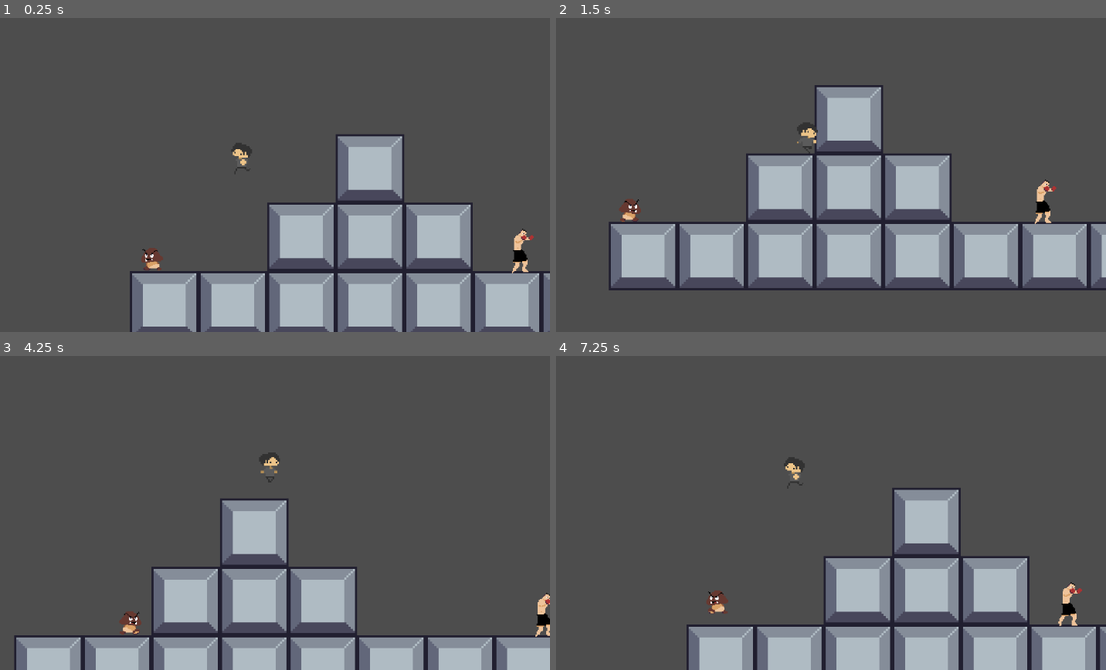
Above: before the commit, frames 1-4 (two rows, left to right).
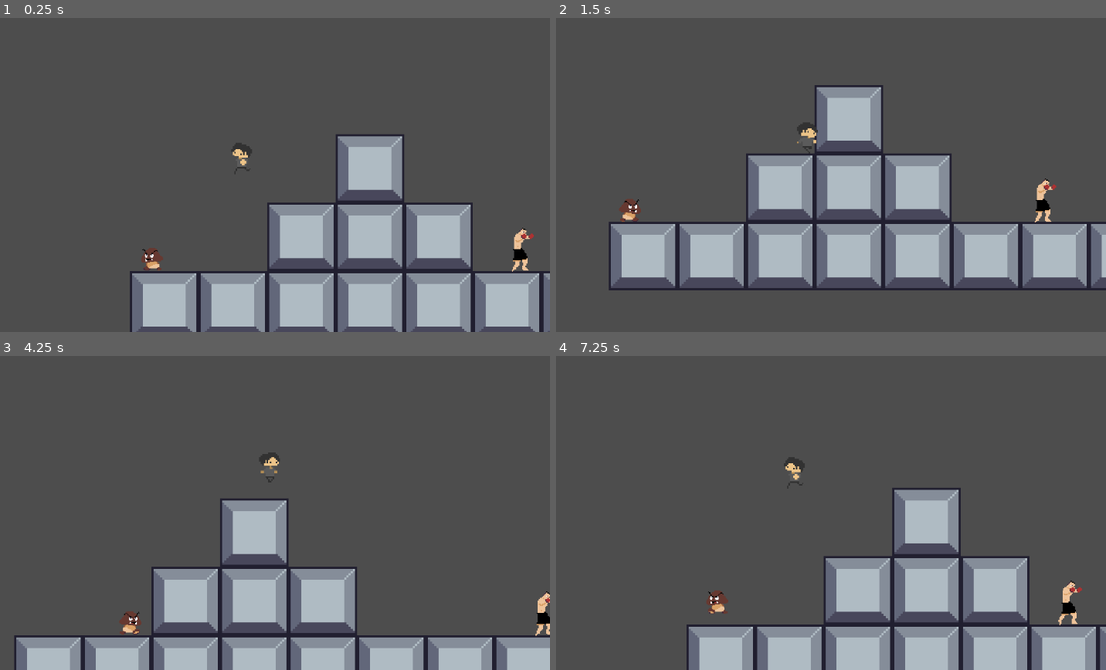
Above: after the commit, the same moments.

Repository: pneg/daydream
Game: Godot game, scene res://scenes/main.tscn
Same seed, same stepped clock (60 frames per second), same inputs: the game is played once before the commit and once after it.
Inputs:
- Up to frame 1 (0.25 s): no input
- Up to frame 2 (1.5 s): hold Right (right) from 0.53 s (still down); tap Up (jump) at 0.77 s
- Up to frame 3 (4.25 s): tap Up (jump) at 1.52, 3.02, 3.77 s; release Right (right) at 2.03 s; hold Left (left) 2.03-2.78 s; hold Right (right) from 2.78 s (still down)
- Up to frame 4 (7.25 s): release Right (right) at 4.28 s; hold Left (left) 4.28-5.03 s; tap Up (jump) at 4.52, 6.02, 6.77 s; hold Right (right) 5.03-5.78 s; hold Left (left) from 5.78 s (still down)

The runs differ from the first frame. In frame 1, 0.1% of the frame differs, in the area x 92-98%, y 66-82%; in frame 2, 0.1%, in the area x 86-92%, y 51-66%; in frame 3, 0.1%; in frame 4, 0.1%.

Commit message:
Fix boxer wall stuck

Diff:
--- a/scenes/boxer.gd
+++ b/scenes/boxer.gd
@@ -19,10 +19,6 @@
 	move_and_slide()
 
 func detect_turn_around():
-	if not raycast.is_colliding() and is_on_floor():
+	if not raycast.is_colliding() and is_on_floor() or is_on_wall():
 		is_moving_left = !is_moving_left
 		scale.x = -scale.x
-
-	if is_on_wall():
-		is_moving_left = !is_moving_left
-		scale.x = -scale.x
--- a/scenes/boxer.tscn
+++ b/scenes/boxer.tscn
@@ -77,7 +77,7 @@
 size = Vector2(20.5, 64.5)
 
 [sub_resource type="RectangleShape2D" id="RectangleShape2D_mh8kf"]
-size = Vector2(14.5, 63)
+size = Vector2(17, 63)
 
 [node name="Boxer" type="CharacterBody2D"]
 collision_layer = 2
@@ -100,7 +100,7 @@
 shape = SubResource("RectangleShape2D_irs4o")
 
 [node name="CollisionShape2D" type="CollisionShape2D" parent="."]
-position = Vector2(-2.25, -34.5)
+position = Vector2(-2, -32)
 shape = SubResource("RectangleShape2D_mh8kf")
 
 [node name="RayCast2D" type="RayCast2D" parent="."]
--- a/scripts/goomba.gd
+++ b/scripts/goomba.gd
@@ -20,11 +20,7 @@
 	move_and_slide()
 
 func detect_turn_around():
-	if not raycast.is_colliding() and is_on_floor():
-		is_moving_left = !is_moving_left
-		scale.x = -scale.x
-
-	if is_on_wall():
+	if not raycast.is_colliding() and is_on_floor() or is_on_wall():
 		is_moving_left = !is_moving_left
 		scale.x = -scale.x
 
